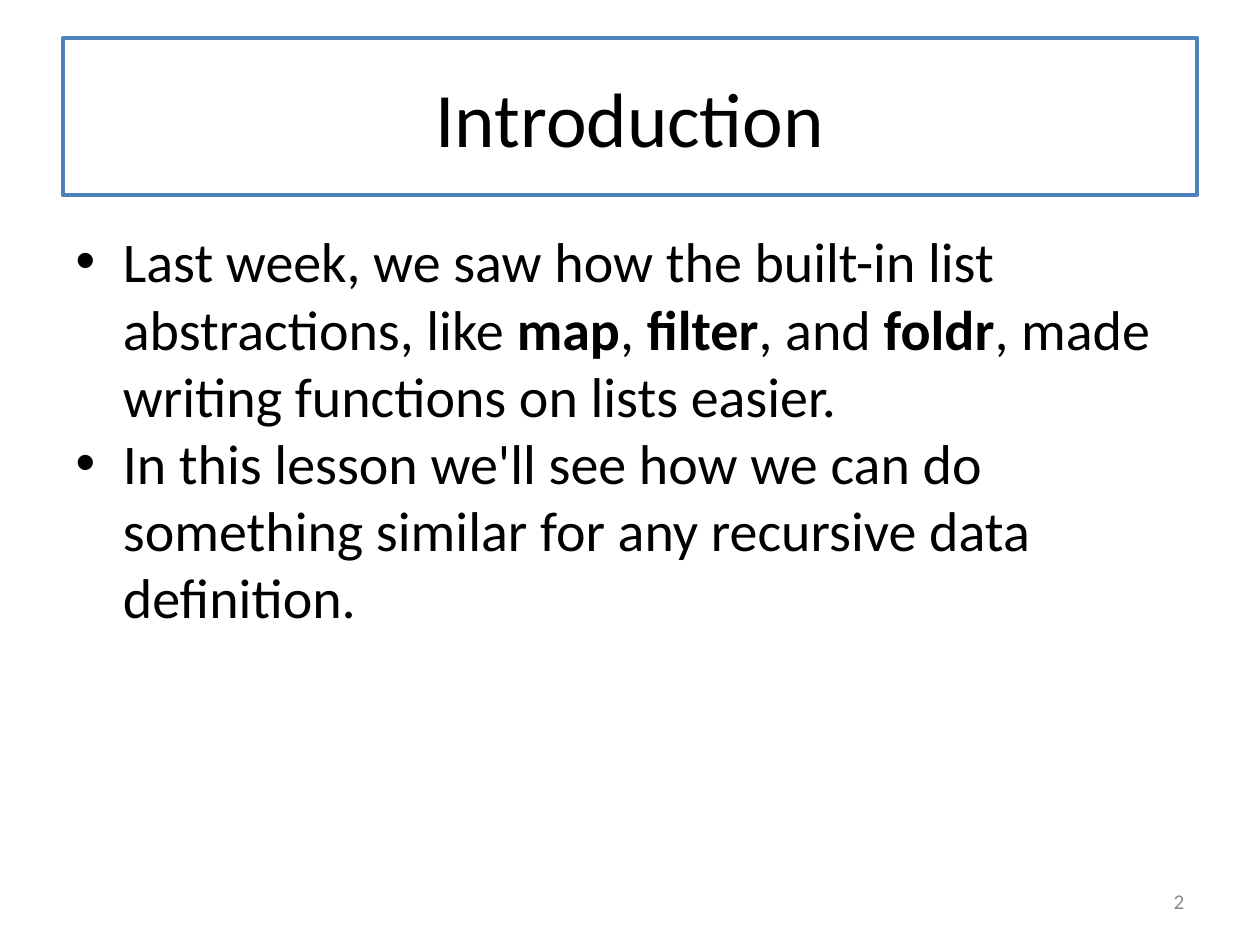
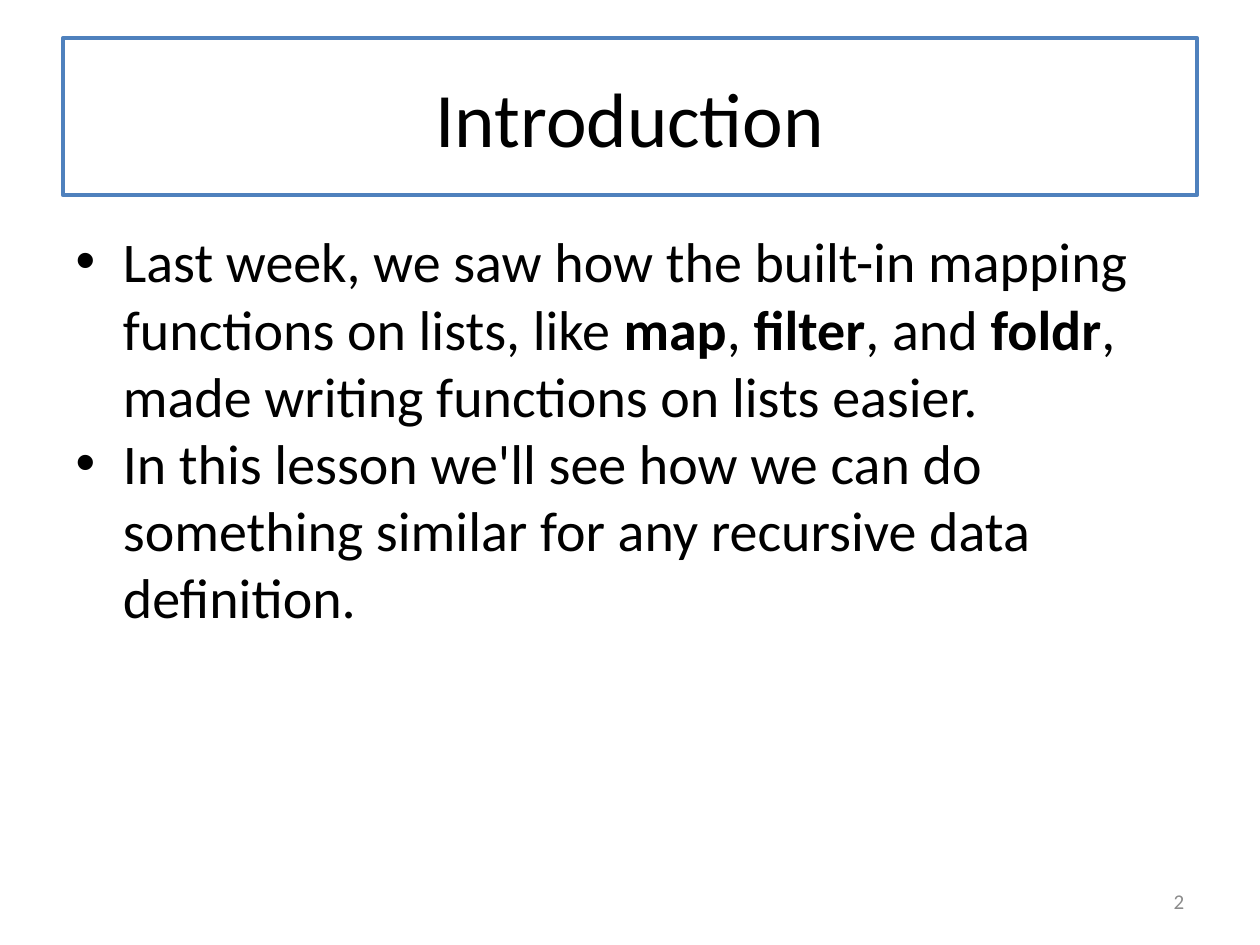
Before and after one commit to mwand/cs5010f16, a slide deck: slide 2 of Slides/Lesson 6.3 From Templates to Folds.pptx. Drawn at 1260x945 pixels with LibreOffice and Linux fonts; fonts in the diff are those of the drawing. Boxes give left, top, right and bottom in pixels: in the first picture for what was removed or moved away, otherwise in the second. Text is boxed around its words. In the diff, an @@ line names an element or a change of style, - is before the commit and + after.

```diff
--- a/Slides/Lesson 6.3 From Templates to Folds.pptx
+++ b/Slides/Lesson 6.3 From Templates to Folds.pptx
@@ text at (123,243,1127,427): text changed @@
-• Last week, we saw how the built-in list abstractions, like map, filter, and foldr, made writing functions on lists easier.
+• Last week, we saw how the built-in mapping functions on lists, like map, filter, and foldr, made writing functions on lists easier.
```
Also in this commit, not shown: 6 other files.
